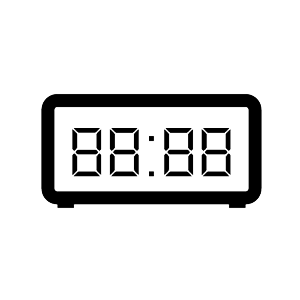
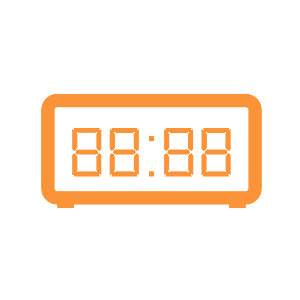
Layer changes from the first w=300, h=300 image to the second:
pixels changed over [41, 93, 262, 209] (layer not identified)
